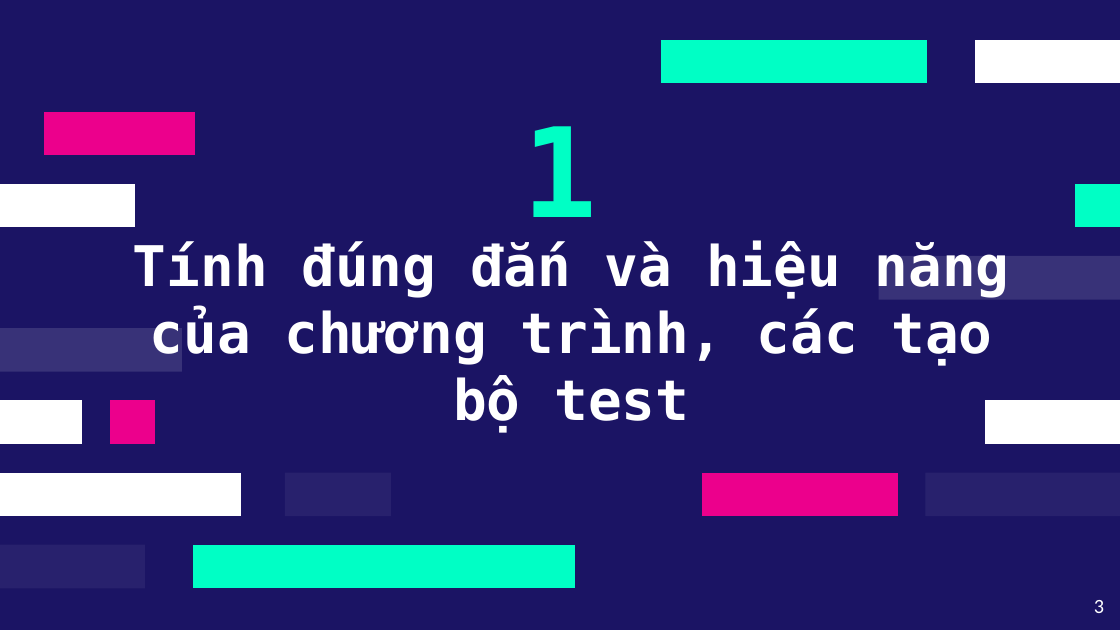
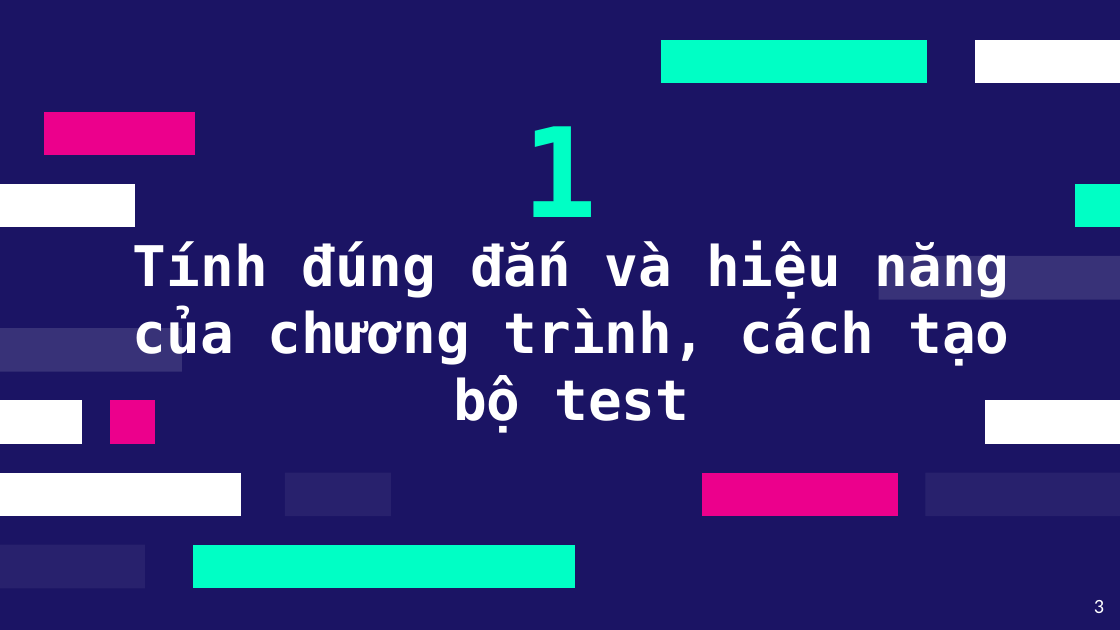
Before and after one commit to hhoangcp/CS112.N21.KHTN, a slide deck: slide 3 of Seminar/CS112.N21.KHTN-Testing.pptx. Drawn at 1120x630 pixels with LibreOffice and Linux fonts; fonts in the diff are those of the drawing. Boxes give left, top, right and bottom in pixels: in the first picture for what was removed or moved away, otherwise in the second. Text is boxed around its words. In the diff, an @@ line names an element or a change of style, - is before the commit and + after.

```diff
--- a/Seminar/CS112.N21.KHTN-Testing.pptx
+++ b/Seminar/CS112.N21.KHTN-Testing.pptx
@@ title at [133, 240, 1010, 432]: text changed @@
-Tính đúng đắn và hiệu năng của chương trình, các tạo bộ test
+Tính đúng đắn và hiệu năng của chương trình, cách tạo bộ test
```
Also in this commit, not shown: 2 other slides changed.
